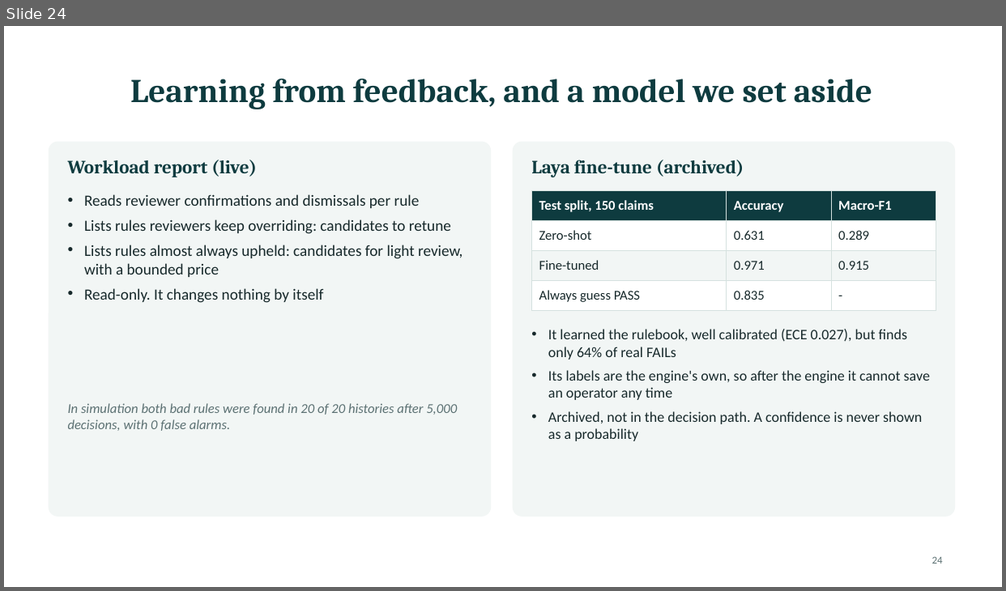
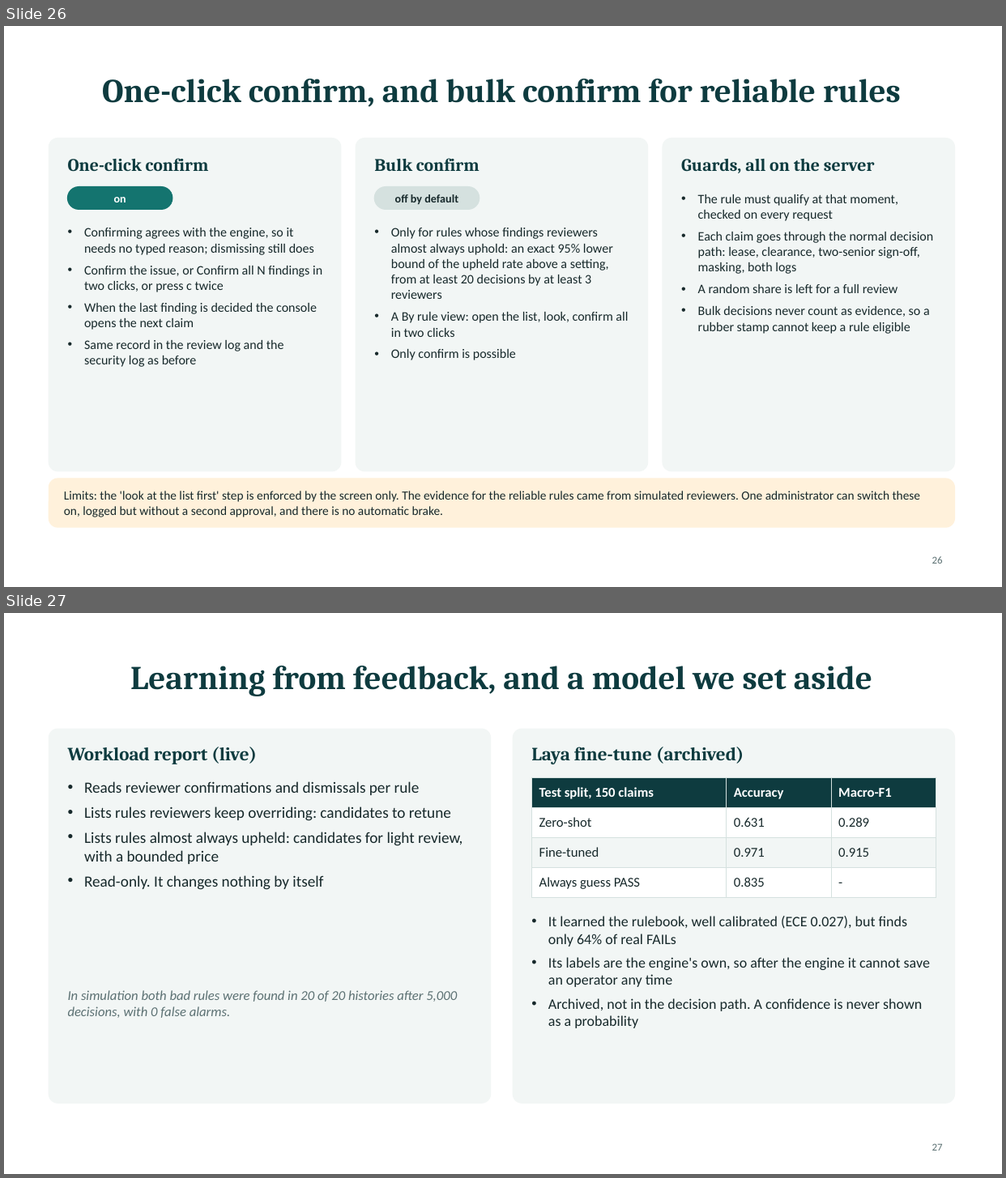
Before and after one commit to PublisherX02/Claim_Guard, a slide deck: docs/presentation/ClaimGuard_Mentor_Session.pptx. Shown one above the other, each under a label of ours: slide 24 before the commit, slides 26 and 27 after it. The pictures are 1006x591 and 1006x1178 pixels, drawn with LibreOffice and Linux fonts; fonts in the diff are those of the drawing. Boxes give left, top, right and bottom in pixels: in the first picture for what was removed or moved away, otherwise in the second. Text is boxed around its words. In the diff, an @@ line names an element or a change of style, - is before the commit and + after.

```diff
--- a/docs/presentation/ClaimGuard_Mentor_Session.pptx
+++ b/docs/presentation/ClaimGuard_Mentor_Session.pptx
@@ slide 26 added at [4,26,1002,587], background #FFFFFF @@
@@ title added at [102,79,901,107], 32 pt, text #0E3B3F, bold @@
+One-click confirm, and bulk confirm for reliable rules
@@ rounded rectangle added at [49,139,341,472], fill #F2F6F5, outline #F2F6F5 1 pt @@
@@ rounded rectangle added at [356,139,648,472], fill #F2F6F5, outline #F2F6F5 1 pt @@
@@ rounded rectangle added at [663,139,955,472], fill #F2F6F5, outline #F2F6F5 1 pt @@
@@ text added at [68,158,209,172], 17 pt, text #0E3B3F, bold @@
+One-click confirm
@@ text added at [374,158,479,171], 17 pt, text #0E3B3F, bold @@
+Bulk confirm
@@ text added at [681,159,875,173], 17 pt, text #0E3B3F, bold @@
+Guards, all on the server
@@ rounded rectangle added at [68,187,172,209], fill #14746F, outline #14746F 1 pt @@
@@ rounded rectangle added at [374,187,479,209], fill #D5E1DF, outline #D5E1DF 1 pt @@
@@ text added at [395,194,458,205], 11 pt, text #17292B, bold @@
+off by default
@@ text added at [698,194,934,334], 12.5 pt, text #17292B @@
+• The rule must qualify at that moment, checked on every request
+• Each claim goes through the normal decision path: lease, clearance, two-senior sign-off, masking, both logs
+• A random share is left for a full review
+• Bulk decisions never count as evidence, so a rubber stamp cannot keep a rule eligible
@@ text added at [114,197,126,203], 11 pt, text #FFFFFF, bold @@
+on
@@ text added at [84,228,322,367], 12.5 pt, text #17292B @@
+• Confirming agrees with the engine, so it needs no typed reason; dismissing still does
+• Confirm the issue, or Confirm all N findings in two clicks, or press c twice
+• When the last finding is decided the console opens the next claim
+• Same record in the review log and the security log as before
@@ text added at [391,228,628,361], 12.5 pt, text #17292B @@
+• Only for rules whose findings reviewers almost always uphold: an exact 95% lower bound of the upheld rate above a setting, from at least 20 decisions by at least 3 reviewers
+• A By rule view: open the list, look, confirm all in two clicks
+• Only confirm is possible
@@ rounded rectangle added at [49,479,955,527], fill #FFF1DB, outline #FFF1DB 1 pt @@
@@ text added at [64,491,921,518], 12 pt, text #17292B @@
+Limits: the 'look at the list first' step is enforced by the screen only. The evidence for the reliable rules came from simulated reviewers. One administrator can switch these on, logged but without a second approval, and there is no automatic brake.
@@ page number added at [932,557,943,564], 10 pt, text #5C7173 @@
+26
@@ what was slide 24 is now slide 27 @@
@@ page number at [932,1144,943,1151]: text changed @@
-24
+27
```
Also in this commit, not shown: 2 slides changed, 5 other slides added, 2 other files.
